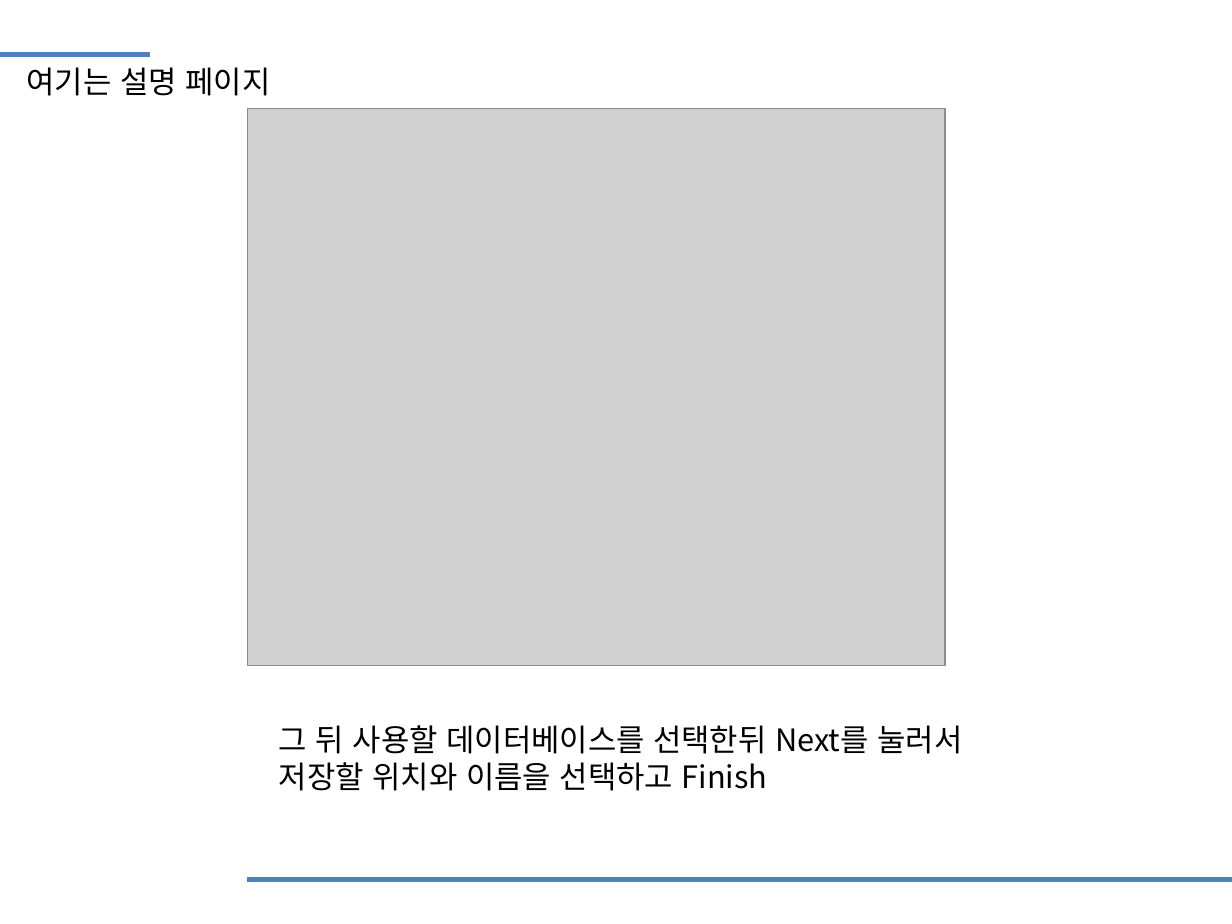
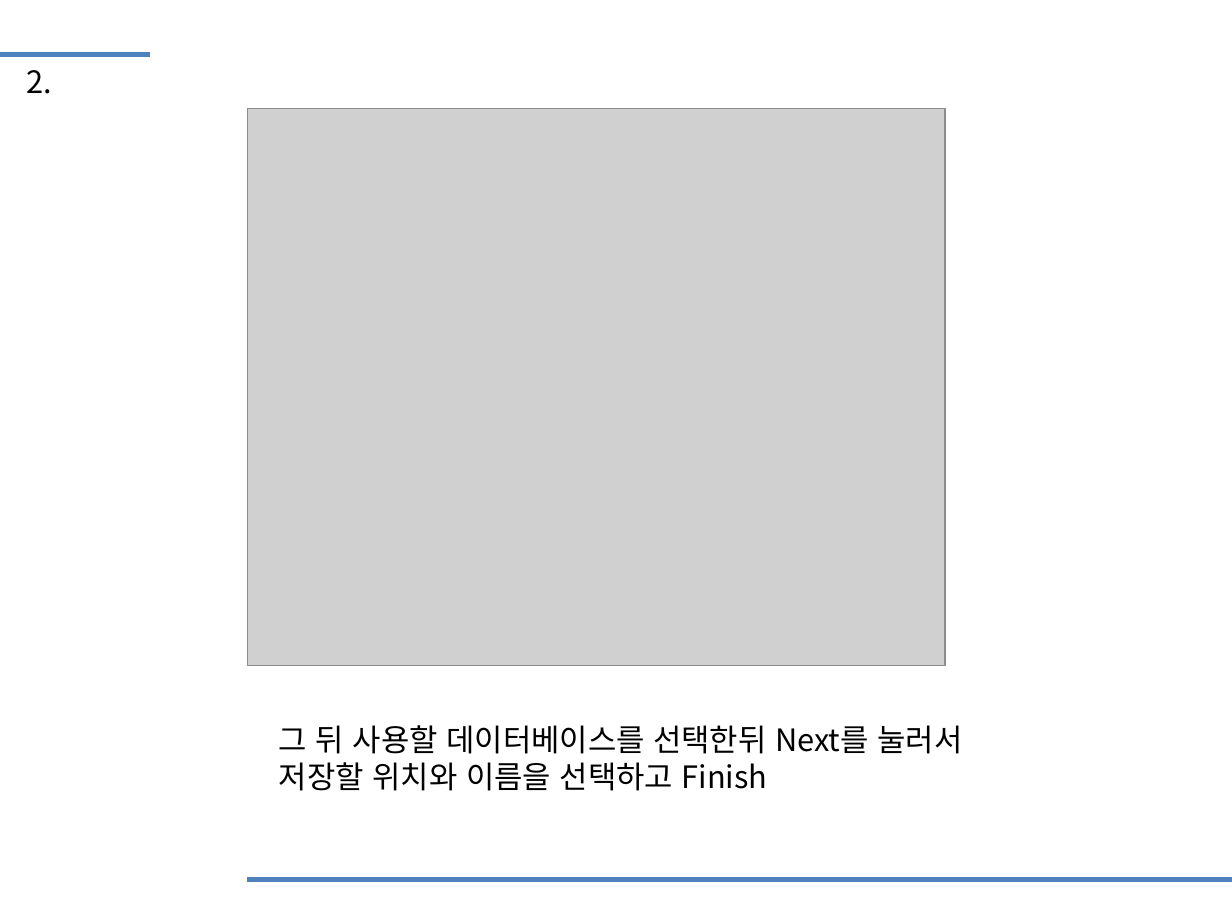
Before and after one commit to moon70717/iot_spring, a slide deck: slide 7 of iot_spring2/src/main/webapp/WEB-INF/views/db/ermaster/ermaster_ppt.pptx. Drawn at 1232x924 pixels with LibreOffice and Linux fonts; fonts in the diff are those of the drawing; grey boxes stand for pictures. Boxes give left, top, right and bottom in pixels: in the first picture for what was removed or moved away, otherwise in the second. Text is boxed around its words. In the diff, an @@ line names an element or a change of style, - is before the commit and + after.

```diff
--- a/iot_spring2/src/main/webapp/WEB-INF/views/db/ermaster/ermaster_ppt.pptx
+++ b/iot_spring2/src/main/webapp/WEB-INF/views/db/ermaster/ermaster_ppt.pptx
@@ text at (x1=27, y1=70, x2=53, y2=94): text changed @@
-여기는 설명 페이지
+2.
```
Also in this commit, not shown: 4 other slides changed, 1 slide removed, 6 other files.
